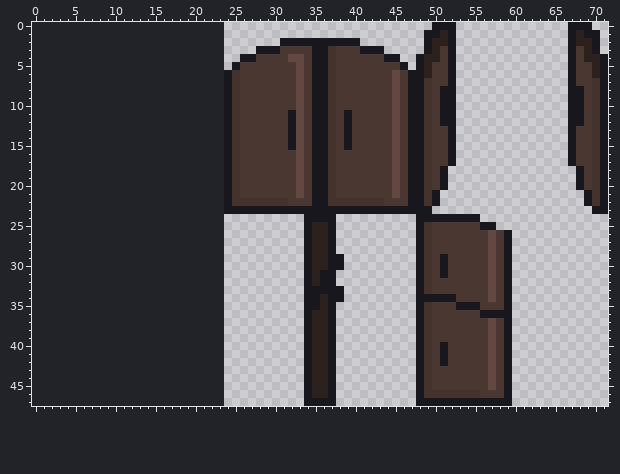
Edited in one commit: sprite sheet (Assets/Resources/sprites/door.png). That is the earlier state.
The file is 48x48 pixels. Colours within 5 levels of each other are drawn and written as one. The old version is drawn lined up with the new one, on the new canvas.
The result:
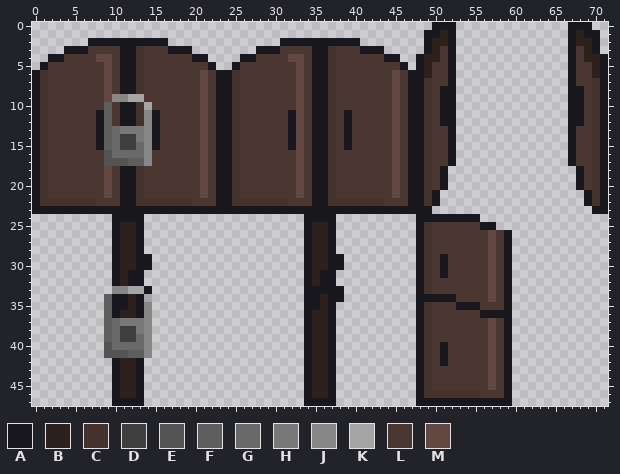
Palette (. is transparent): A #19171e  B #2d211e  C #44322d  D #3f3f3f  E #545454  F #5e5e5e  G #696969  H #787878  J #878787  K #a5a5a5  L #4b3732  M #624841
The commit says: Fix door mechanism, add locked door sprite
Difference:
canvas 48x48 -> 72x48, the old top-left corner now at 24,0
@@ x 0..25 @@
  1 ..........................
- 2 ..........................
- 3 ..........................
- 4 ..........................
- 5 .........................A
- 6 ........................AC
- 7 ........................AC
- 8 ........................AC
- 9 ........................AC
-10 ........................AC
-11 ........................AC
-12 ........................AC
-13 ........................AC
-14 ........................AC
-15 ........................AC
-16 ........................AC
-17 ........................AC
-18 ........................AC
-19 ........................AC
-20 ........................AC
-21 ........................AC
-22 ........................AC
-23 ........................AA
-24 ..........................
-25 ..........................
-26 ..........................
-27 ..........................
-28 ..........................
-29 ..........................
-30 ..........................
-31 ..........................
-32 ..........................
-33 ..........................
-34 ..........................
-35 ..........................
-36 ..........................
-37 ..........................
-38 ..........................
-39 ..........................
-40 ..........................
-41 ..........................
-42 ..........................
-43 ..........................
-44 ..........................
-45 ..........................
-46 ..........................
-47 ..........................
+ 2 .......AAAAAAAAAA.........
+ 3 ....AAALLLLAACLLLAAA......
+ 4 ..AALLLLMMLAACLLLLLLAA....
+ 5 .ALLLLLLLMLAACLLLLLLLLA..A
+ 6 ACLLLLLLLMLAACLLLLLLLMLAAC
+ 7 ACLLLLLLLMLAACLLLLLLLMLAAC
+ 8 ACLLLLLLLMLAACLLLLLLLMLAAC
+ 9 ACLLLLLLLMJJKKLLLLLLLMLAAC
+10 ACLLLLLLLFLAACKLLLLLLMLAAC
+11 ACLLLLLLAFLAACJALLLLLMLAAC
+12 ACLLLLLLAFLAACJALLLLLMLAAC
+13 ACLLLLLLAFGHHHJALLLLLMLAAC
+14 ACLLLLLLAFGDDHJALLLLLMLAAC
+15 ACLLLLLLAFGDDGJALLLLLMLAAC
+16 ACLLLLLLLEGGGGJLLLLLLMLAAC
+17 ACLLLLLLLEEEFFJLLLLLLMLAAC
+18 ACLLLLLLLMLAACLLLLLLLMLAAC
+19 ACLLLLLLLMLAACLLLLLLLMLAAC
+20 ACLLLLLLLMLAACLLLLLLLMLAAC
+21 ACLLLLLLLMLAACLLLLLLLMLAAC
+22 ACCCCCCCLLLAACCCCCCCLLLAAC
+23 AAAAAAAAAAAAAAAAAAAAAAAAAA
+24 ..........AAAA............
+25 ..........ABBA............
+26 ..........ABBA............
+27 ..........ABBA............
+28 ..........ABBA............
+29 ..........ABBAA...........
+30 ..........ABBAA...........
+31 ..........ABAA............
+32 ..........ABAA............
+33 ..........JJKKA...........
+34 .........FAABAK...........
+35 .........FAABAJ...........
+36 .........FABBAJ...........
+37 .........FGHHHJ...........
+38 .........FGDDHJ...........
+39 .........FGDDGJ...........
+40 .........EGGGGJ...........
+41 .........EEEFFJ...........
+42 ..........ABBA............
+43 ..........ABBA............
+44 ..........ABBA............
+45 ..........ABBA............
+46 ..........ABBA............
+47 ..........AAAA............
Changed places in both pictures, as pixel boxes (x1, y1, x2, y2):
added: (32, 38, 224, 406)
